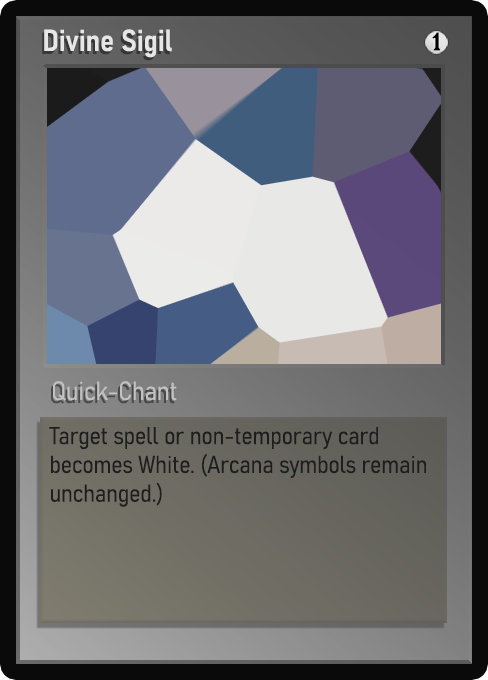
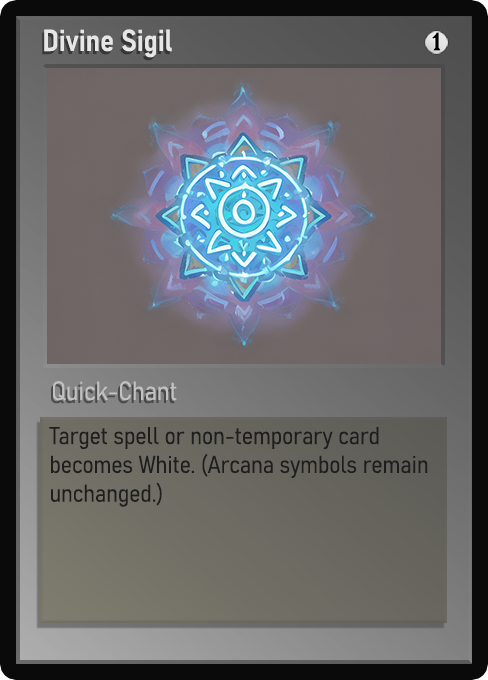
Layer changes from the first 488×680 image to the second:
painted on "Name" over [44, 29, 156, 57]
painted on "Class" over [55, 383, 156, 401]
painted on "Desc_norm" over [56, 427, 428, 507]
painted on "Artwork" over [47, 68, 441, 364]
